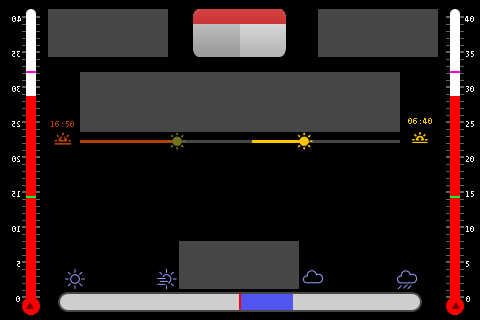
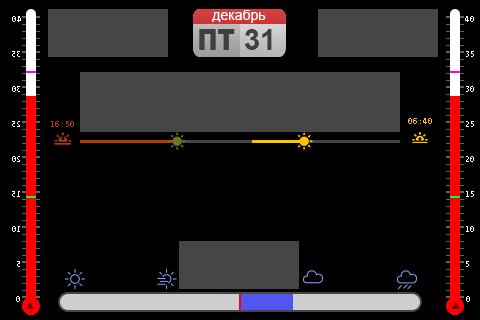
Layers edited between the first and the second w=480, h=320 image:
renamed "12" to "31", showed it, painted on it over (245, 29, 272, 50)
renamed "февраль" to "декабрь", showed it, painted on it over (212, 10, 266, 23)
renamed "ПН" to "ПТ", showed it, painted on it over (199, 29, 235, 50)
